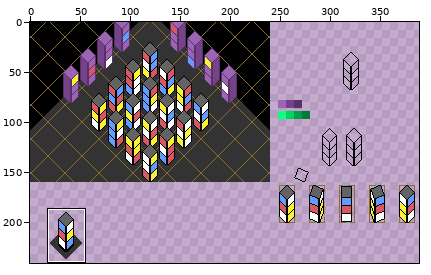
One commit to this pixel-art file: Puzzle-design.aseprite. Above, an overview of the earlier version with the close-up marked.
Close-up. Old version:
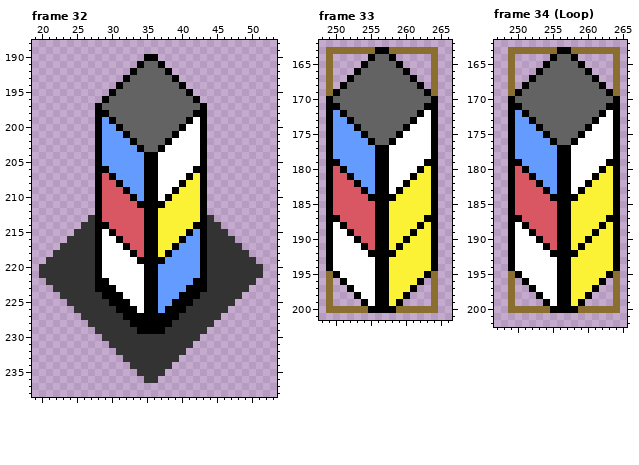
400x250 pixels, 59 frames. Shown: frame 32: x 19..53, y 188..238; frame 33: x 248..266, y 162..201; frame 34 (Loop): x 247..265, y 162..202. The wide view leaves out empty margins. The commit also changed other frames or places, which this record leaves out.
And afterwards:
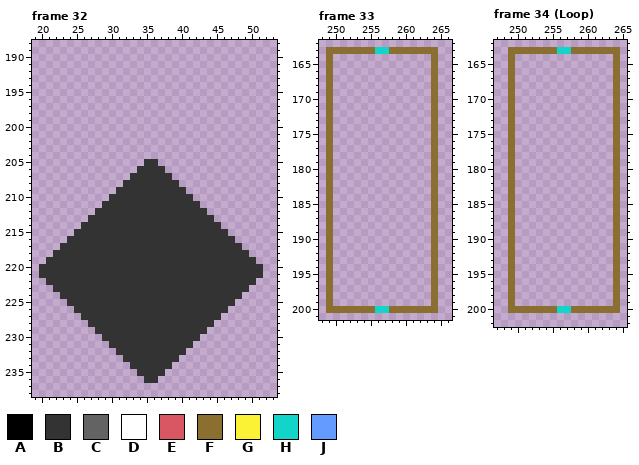
Palette (. is transparent): A #000000  B #333333  C #636363  D #ffffff  E #d95763  F #8a6f30  G #fbf236  H #12d4c9  J #639bff
From old to new:
layer "Objects" now hidden
Changed rows in their new state; - is an unchanged pixel.
Frame 32:
first column x 28:
190 -------..-------
191 ------....------
192 -----......-----
193 ----........----
194 ---..........---
195 --............--
196 -..............-
197 ................
198 ................
199 ................
200 ................
201 ................
202 ................
203 ................
204 ................
205 .......BB.......
206 ......BBBB......
207 .....BBBBBB.....
208 ....BBBBBBBB....
209 ...BBBBBBBBBB...
210 ..BBBBBBBBBBBB..
211 .BBBBBBBBBBBBBB.
212 BBBBBBBBBBBBBBBB
213 BBBBBBBBBBBBBBBB
214 BBBBBBBBBBBBBBBB
215 BBBBBBBBBBBBBBBB
216 BBBBBBBBBBBBBBBB
217 BBBBBBBBBBBBBBBB
218 BBBBBBBBBBBBBBBB
219 BBBBBBBBBBBBBBBB
220 BBBBBBBBBBBBBBBB
221 BBBBBBBBBBBBBBBB
222 BBBBBBBBBBBBBBBB
223 BBBBBBBBBBBBBBBB
224 -BBBBBBBBBBBBBB-
225 --BBBBBBBBBBBB--
226 ---BBBBBBBBBB---
227 ----BBBBBBBB----
228 -----BBBBBB-----
229 ------BBBB------
Frame 33:
first column x 249:
163 -------HH-------
164 ------....------
165 -----......-----
166 ----........----
167 ---..........---
168 --............--
169 -..............-
170 F..............F
171 F..............F
172 F..............F
173 F..............F
174 F..............F
175 F..............F
176 F..............F
177 F..............F
178 F..............F
179 F..............F
180 F..............F
181 F..............F
182 F..............F
183 F..............F
184 F..............F
185 F..............F
186 F..............F
187 F..............F
188 F..............F
189 F..............F
190 F..............F
191 F..............F
192 F..............F
193 F..............F
194 F..............F
195 -..............-
196 --............--
197 ---..........---
198 ----........----
199 -----......-----
200 ------FHHF------
Frame 34 (Loop): the same change as frame 33
